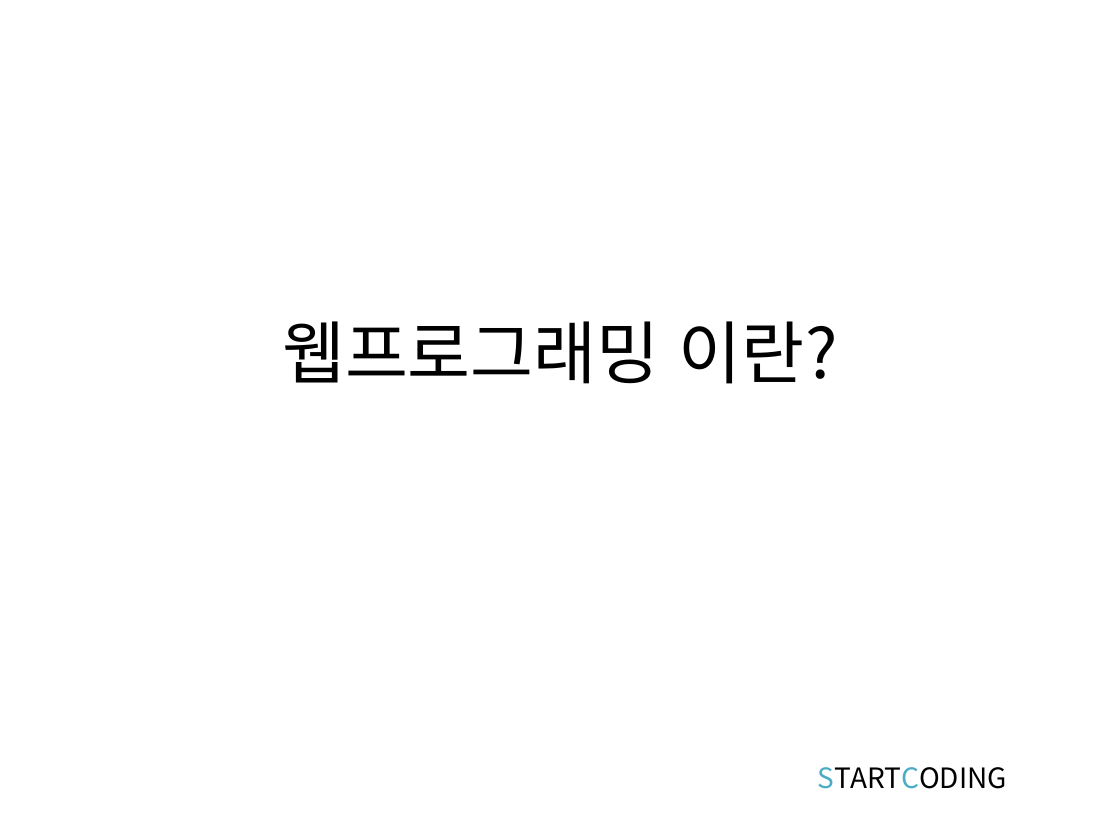
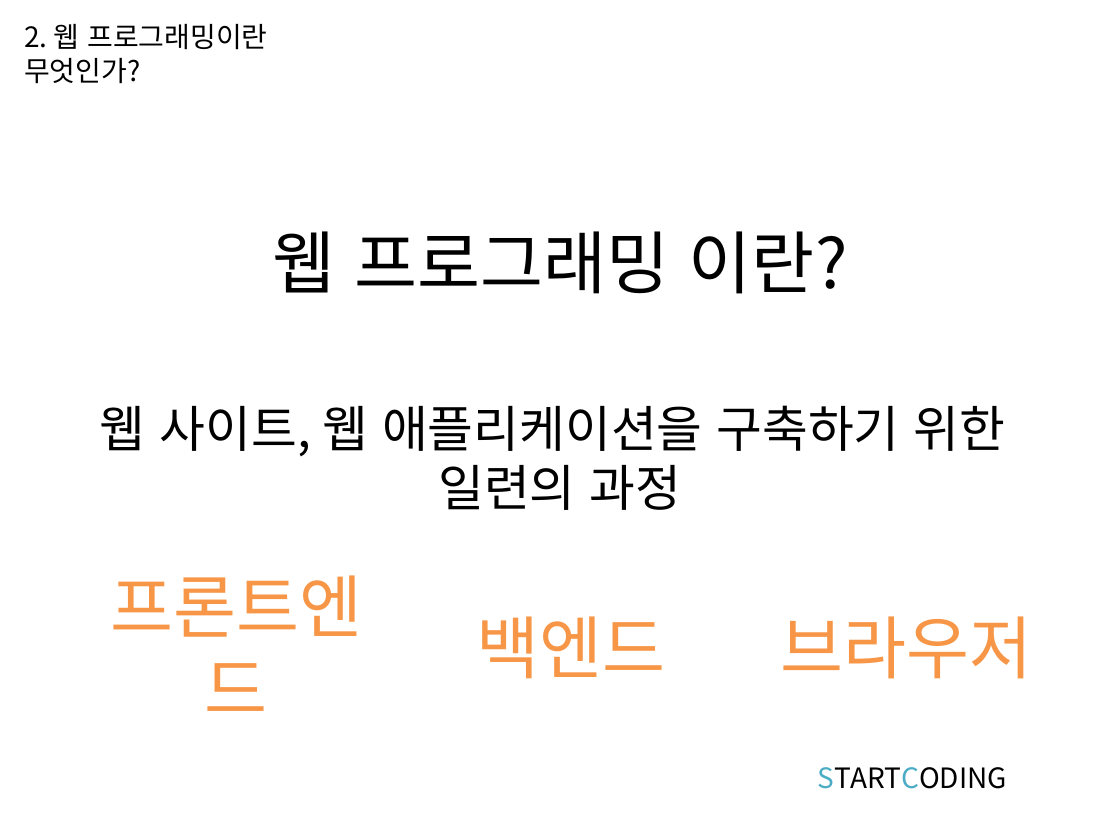
Before and after one commit to kwonkijun/web, a slide deck: slide 8 of 프론트엔드기초(PPT)/웹프로그래밍 1강_강의소개.pptx (slide 7 before the commit). Drawn at 1120x840 pixels with LibreOffice and Linux fonts; fonts in the diff are those of the drawing. Boxes give left, top, right and bottom in pixels: in the first picture for what was removed or moved away, otherwise in the second. Text is boxed around its words. In the diff, an @@ line names an element or a change of style, - is before the commit and + after.

```diff
--- a/프론트엔드기초(PPT)/웹프로그래밍 1강_강의소개.pptx
+++ b/프론트엔드기초(PPT)/웹프로그래밍 1강_강의소개.pptx
@@ text added at bbox=[24, 24, 267, 83], 18 pt, text #000000 @@
+2. 웹 프로그래밍이란 무엇인가?
@@ title at bbox=[272, 231, 848, 294]: spaces changed @@
-웹프로그래밍 이란?
+웹 프로그래밍 이란?
@@ text added at bbox=[100, 405, 1006, 510], 32 pt, text #000000 @@
+웹 사이트, 웹 애플리케이션을 구축하기 위한
+일련의 과정
@@ text added at bbox=[110, 575, 362, 711], 44 pt, text #F79646 @@
+프론트엔드
@@ text added at bbox=[477, 616, 666, 679], 44 pt, text #F79646 @@
+백엔드
@@ text added at bbox=[781, 616, 1033, 679], 44 pt, text #F79646 @@
+브라우저
```
Also in this commit, not shown: 12 other slides changed, 1 slide added, 27 other files.
